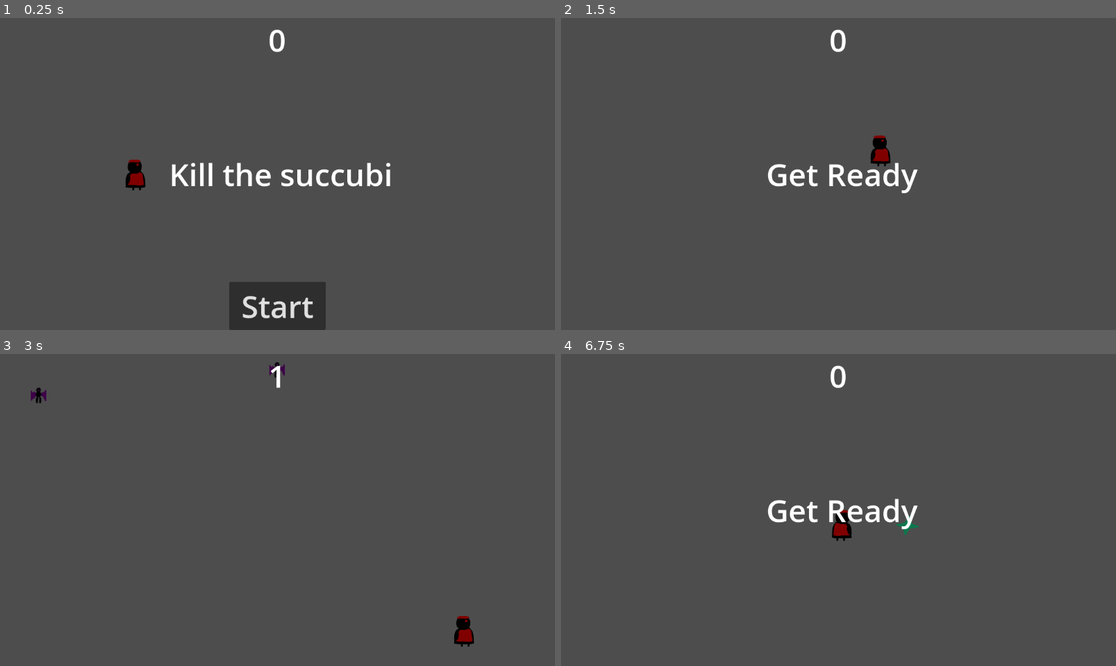
Above: before the commit, frames 1-4 (two rows, left to right).
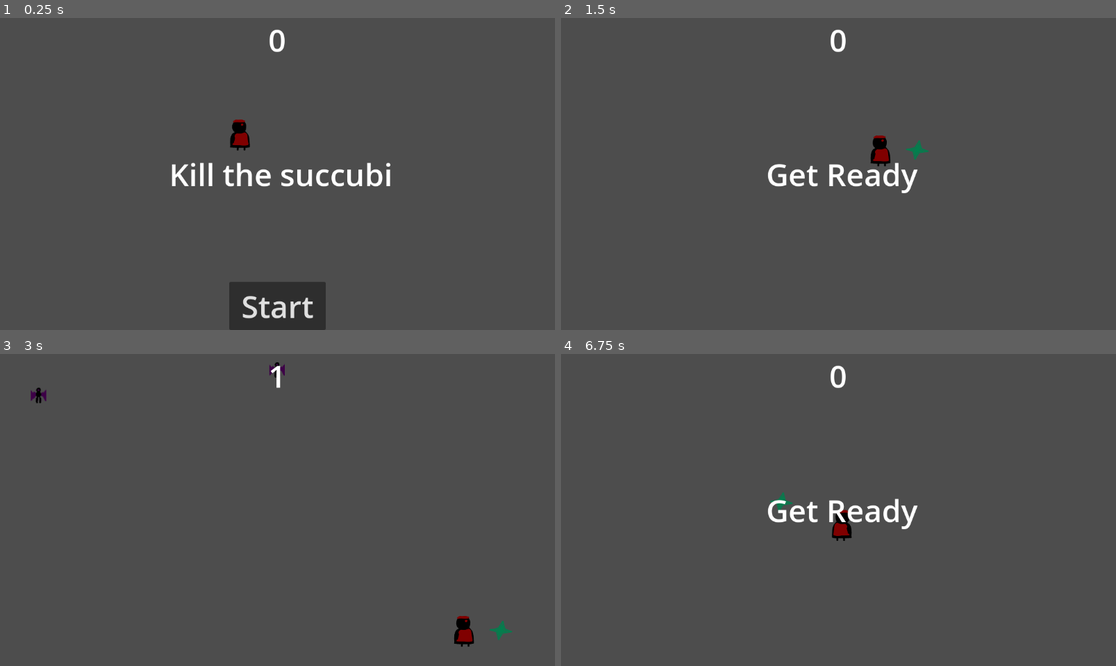
Above: after the commit, the same moments.

Repository: yinghaoawang/Succubus-Survivors
Game: Godot game, scene res://scenes/Main.tscn
Same seed, same stepped clock (60 frames per second), same inputs: the game is played once before the commit and once after it.
Inputs (mouse positions are in pixels of both pictures, inside the frame that each line leads up to):
- Up to frame 1 (0.25 s): no input
- Up to frame 2 (1.5 s): click "Start" at 0.5 s; tap Enter at 1.25 s; move the mouse to (960, 158) at 1.27 s; hold D (move_right) from 1.28 s (still down); click (960, 158) at 1.35 s
- Up to frame 3 (3 s): move the mouse to (166, 525) at 2.02 s; release D (move_right) at 2.03 s; hold S (move_down) 2.03-2.78 s; click (166, 525) at 2.1 s; move the mouse to (333, 441) at 2.77 s; hold D (move_right) from 2.78 s (still down); click (333, 441) at 2.85 s
- Up to frame 4 (6.75 s): move the mouse to (810, 572) at 3.52 s; release D (move_right) at 3.53 s; hold W (move_up) 3.53-4.28 s; click (810, 572) at 3.6 s; tap Space at 4.25, 6.5 s; move the mouse to (1005, 556) at 4.27 s; hold A (move_left) 4.28-5.75 s; click (1005, 556) at 4.35 s; tap Enter at 5 s; move the mouse to (672, 463) at 5.02 s; click (672, 463) at 5.1 s; click "Start" at 5.75 s; move the mouse to (866, 510) at 6.52 s; hold S (move_down) from 6.53 s (still down); click (866, 510) at 6.6 s

The runs differ from the first frame. In frame 1, 0.5% of the frame differs, in the area x 22-46%, y 32-56%; in frame 2, less than 0.1%; in frame 3, less than 0.1%; in frame 4, 0.1%.

Commit message:
add horizontal shooting

Diff:
--- a/project.godot
+++ b/project.godot
@@ -37,6 +37,11 @@
 "events": [Object(InputEventKey,"resource_local_to_scene":false,"resource_name":"","device":-1,"window_id":0,"alt_pressed":false,"shift_pressed":false,"ctrl_pressed":false,"meta_pressed":false,"pressed":false,"keycode":0,"physical_keycode":83,"key_label":0,"unicode":115,"echo":false,"script":null)
 ]
 }
+shoot={
+"deadzone": 0.5,
+"events": [Object(InputEventMouseButton,"resource_local_to_scene":false,"resource_name":"","device":-1,"window_id":0,"alt_pressed":false,"shift_pressed":false,"ctrl_pressed":false,"meta_pressed":false,"button_mask":0,"position":Vector2(0, 0),"global_position":Vector2(0, 0),"factor":1.0,"button_index":1,"canceled":false,"pressed":false,"double_click":false,"script":null)
+]
+}
 
 [rendering]
 
--- a/scenes/Main.tscn
+++ b/scenes/Main.tscn
@@ -13,10 +13,9 @@
 
 [node name="Main" type="Node"]
 script = ExtResource("1_aq0a0")
-mob_scene = ExtResource("2_buypo")
+mob_scene = ExtResource("2_55px1")
 
 [node name="Player" parent="." instance=ExtResource("3_nvqf1")]
-position = Vector2(281, 326)
 
 [node name="ElapsedTimer" type="Timer" parent="."]
 
--- a/scenes/mob.tscn
+++ b/scenes/mob.tscn
@@ -1,6 +1,6 @@
 [gd_scene load_steps=5 format=3 uid="uid://drmaca26pjuuf"]
 
-[ext_resource type="Script" path="res://scripts/mob.gd" id="1_ohsab"]
+[ext_resource type="Script" path="res://scripts/Mob.gd" id="1_c0i3u"]
 [ext_resource type="Texture2D" uid="uid://dpfibngsalhdd" path="res://sprites/mob1.png" id="2_o7j77"]
 
 [sub_resource type="SpriteFrames" id="SpriteFrames_shsow"]
@@ -22,7 +22,7 @@
 position = Vector2(456, 263)
 collision_mask = 0
 gravity_scale = 0.0
-script = ExtResource("1_ohsab")
+script = ExtResource("1_c0i3u")
 metadata/_edit_group_ = true
 
 [node name="AnimatedSprite2D" type="AnimatedSprite2D" parent="."]
--- a/scenes/player.tscn
+++ b/scenes/player.tscn
@@ -1,66 +1,9 @@
-[gd_scene load_steps=7 format=3 uid="uid://cl1mmdds7sbyw"]
+[gd_scene load_steps=7 format=3 uid="uid://sbyl10boovbj"]
 
 [ext_resource type="PackedScene" uid="uid://db2ebp1d1hb7c" path="res://scenes/Projectile.tscn" id="1_cudd1"]
 [ext_resource type="Texture2D" uid="uid://bm6mwbqjtatq" path="res://sprites/good_walk1.png" id="2_qga28"]
 [ext_resource type="Texture2D" uid="uid://bkt63pyj5qce1" path="res://sprites/good_walk2.png" id="3_k4w84"]
-
-[sub_resource type="GDScript" id="GDScript_gl83q"]
-script/source = "extends Area2D
-signal hit
-
-@export var speed = 400 # How fast the player will move (pixels/sec).
-@export var Projectile : PackedScene
-var screen_size # Size of the game window.
-
-# Called when the node enters the scene tree for the first time.
-func _ready():
-	screen_size = get_viewport_rect().size
-
-# Called every frame. 'delta' is the elapsed time since the previous frame.
-func _process(delta):
-	var velocity = Vector2.ZERO # The player's movement vector.
-	if Input.is_action_pressed(\"move_right\"):
-		velocity.x += 1
-	if Input.is_action_pressed(\"move_left\"):
-		velocity.x -= 1
-	if Input.is_action_pressed(\"move_down\"):
-		velocity.y += 1
-	if Input.is_action_pressed(\"move_up\"):
-		velocity.y -= 1
-
-	if velocity.length() > 0:
-		velocity = velocity.normalized() * speed
-		$AnimatedSprite2D.play()
-	else:
-		$AnimatedSprite2D.stop()
-
-	position += velocity * delta
-	position = position.clamp(Vector2.ZERO, screen_size)
-
-	if velocity.x != 0:
-		$AnimatedSprite2D.animation = \"walk\"
-		$AnimatedSprite2D.flip_h = velocity.x < 0
-
-	if Input.is_action_just_pressed(\"move_down\"):
-		shoot()
-
-
-func _on_body_entered(body):
-	hide() # Player disappears after being hit.
-	hit.emit()
-	# Must be deferred as we can't change physics properties on a physics callback.
-	$CollisionShape2D.set_deferred(\"disabled\", true)
-
-func start(pos):
-	position = pos
-	show()
-	$CollisionShape2D.disabled = false
-
-func shoot():
-	var projectile = Projectile.instantiate()
-	add_child(projectile)
-	projectile.transform = $Muzzle.transform
-"
+[ext_resource type="Script" path="res://scripts/Player.gd" id="4_mi7pe"]
 
 [sub_resource type="SpriteFrames" id="SpriteFrames_nfavc"]
 animations = [{
@@ -81,8 +24,8 @@
 height = 60.0
 
 [node name="Player" type="Area2D"]
-position = Vector2(486, 231)
-script = SubResource("GDScript_gl83q")
+position = Vector2(498, 243)
+script = ExtResource("4_mi7pe")
 Projectile = ExtResource("1_cudd1")
 metadata/_edit_group_ = true
 
@@ -96,5 +39,7 @@
 shape = SubResource("CapsuleShape2D_gc4eu")
 
 [node name="Muzzle" type="Marker2D" parent="."]
+position = Vector2(37, -2)
+scale = Vector2(1.02023, 1)
 
 [connection signal="body_entered" from="." to="." method="_on_body_entered"]
--- a/scripts/Projectile.gd
+++ b/scripts/Projectile.gd
@@ -1,11 +1,16 @@
 extends Area2D
 
 var speed = 750
+var direction
+
+func set_direction(d):
+	direction = d
 
 func _physics_process(delta):
-	position += transform.x * speed * delta
+	position += direction * speed * delta
 
 func _on_Projectile_body_entered(body):
 	if body.is_in_group("mobs"):
+		print('kill him')
 		body.queue_free()
 	queue_free()
--- a/scripts/player.gd
+++ b/scripts/player.gd
@@ -3,11 +3,14 @@
 
 @export var speed = 400 # How fast the player will move (pixels/sec).
 @export var Projectile : PackedScene
+var world
+
 var screen_size # Size of the game window.
 
 # Called when the node enters the scene tree for the first time.
 func _ready():
 	screen_size = get_viewport_rect().size
+	world = get_tree().get_root()
 
 # Called every frame. 'delta' is the elapsed time since the previous frame.
 func _process(delta):
@@ -32,10 +35,11 @@
 
 	if velocity.x != 0:
 		$AnimatedSprite2D.animation = "walk"
-		$AnimatedSprite2D.flip_h = velocity.x < 0
+		self.scale.x = -1 if (velocity.x < 0) else 1
 
 	if Input.is_action_just_pressed("shoot"):
-		shoot()
+		if self.visible:
+			shoot()
 
 
 func _on_body_entered(body):
@@ -51,4 +55,6 @@
 
 func shoot():
 	var projectile = Projectile.instantiate()
-	add_child(projectile)
+	projectile.position = $Muzzle.get_global_position()
+	projectile.set_direction(Vector2(1, 0) * self.scale.x)
+	world.add_child(projectile)
Not shown: 1 places in scenes/Main.tscn that only renumber resources
